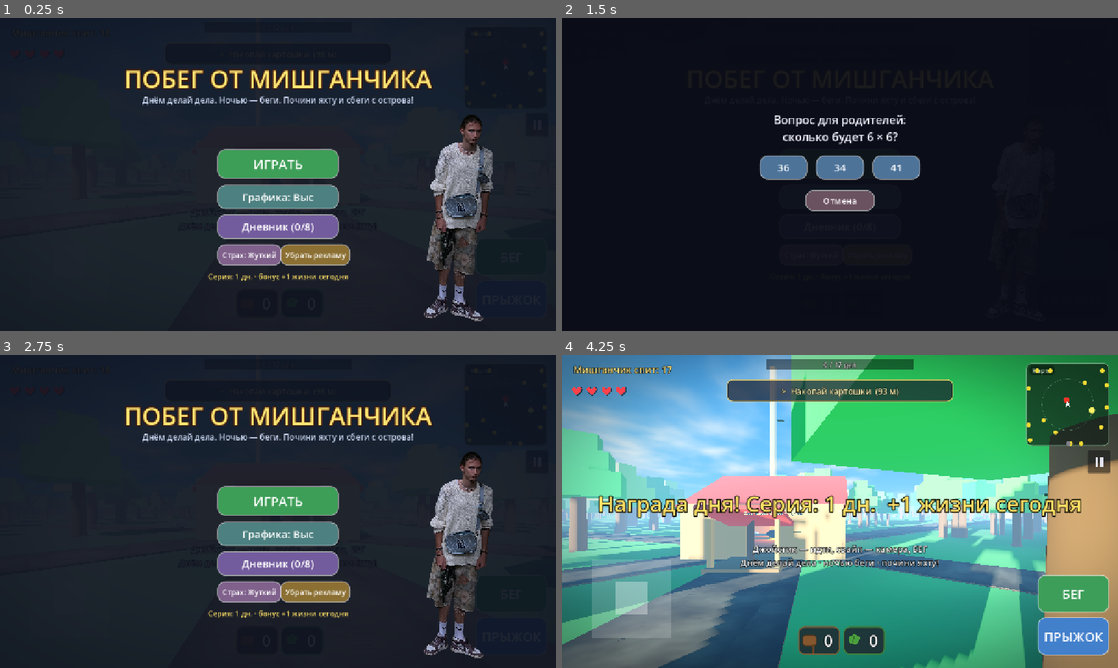
Above: before the commit, frames 1-4 (two rows, left to right).
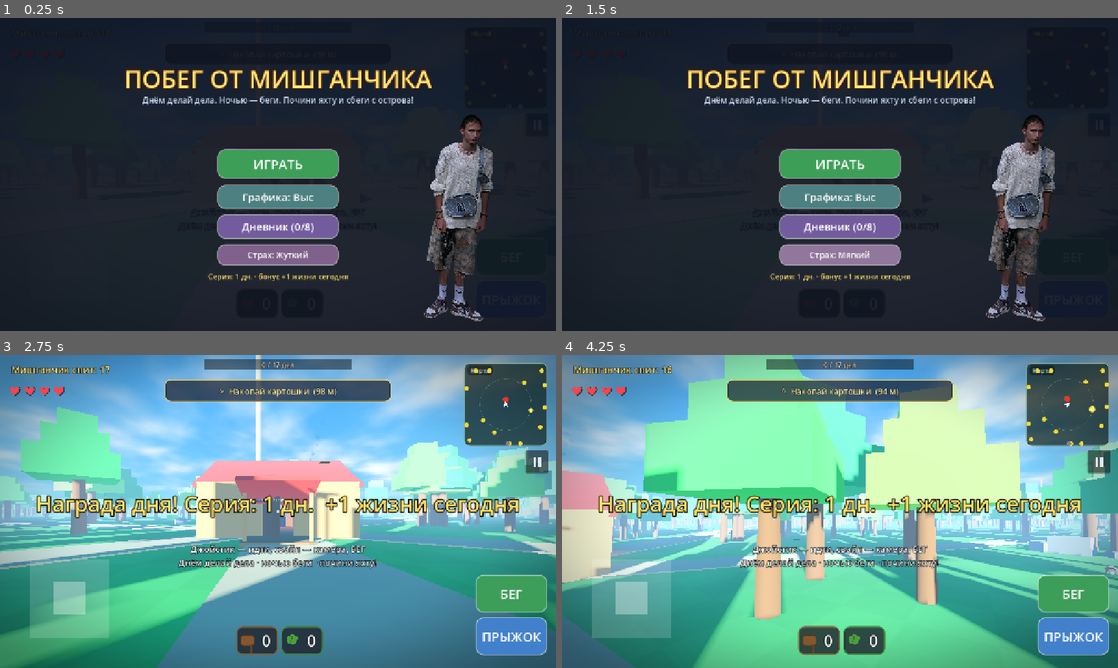
Above: after the commit, the same moments.

Repository: deripaskaD/mishGUNchik-escape
Game: Godot game, scene res://scenes/main3d.tscn
The game is run twice, just before and just after one commit, with the same random seed, the same clock (stepped at 60 frames per second) and the same inputs.
Inputs (mouse positions are in pixels of both pictures, inside the frame that each line leads up to):
- Up to frame 1 (0.25 s): no input
- Up to frame 2 (1.5 s): click (1101, 124) at 0.5 s; click (878, 255) at 1.25 s, where only the run before the commit has a clickable "Убрать рекламу"
- Up to frame 3 (2.75 s): click "ИГРАТЬ" at 2 s
- Up to frame 4 (4.25 s): click (840, 502) at 2.75 s, where only the run before the commit has a clickable "ИГРАТЬ"; tap Enter at 3.5 s; move the mouse to (962, 495) at 3.52 s; hold Right (ui_right) from 3.53 s (still down); tap R at 3.6 s; click (962, 495) at 3.67 s; tap Space at 3.77 s

The runs differ from the first frame. In frame 1, 1.0% of the frame differs, in the area x 40-63%, y 72-80%; in frame 2, 16%; in frame 3, 99%, in the area x 0-100%, y 0-100%; in frame 4, 79%.

Commit message:
fix: 5 пунктов фидбэка — тайтл выровнен, рекламный UI скрыт (ADS_UI=false, черновик), камера без зажатия (ложный тачскрин), земля мягче+клетка, песочные тропинки, тени стабилизированы (ORTHOGONAL+шаг солнца 0.25с)

Diff:
--- a/scripts/proto3d/chaser_config.gd
+++ b/scripts/proto3d/chaser_config.gd
@@ -10,6 +10,11 @@
 # кросс-промо серии: ссылка на страницу паблишера/другие игры. ПУСТО = кнопка «Ещё игры» скрыта.
 # Когда появится вторая игра серии — вписать сюда URL (стор-страница паблишера или лендинг).
 const MORE_GAMES_URL := ""
+
+# ── МОНЕТИЗАЦИЯ (ЧЕРНОВИК) ──
+# false = весь рекламный UI скрыт (кнопки «(реклама)», «Убрать рекламу», оффер фонарика).
+# Код монетизации (ads.gd, гейт, хуки) сохранён — вернуть перед релизом = true.
+const ADS_UI := false
 
 # ── СТИЛЬ ИГРЫ ──
 const BLOCKY := true              # Roblox-стилистика: блочный яркий мир + блочный персонаж с фото-лицом
--- a/scripts/proto3d/game3d.gd
+++ b/scripts/proto3d/game3d.gd
@@ -251,6 +251,7 @@
 var m_floor: StandardMaterial3D
 var m_rock: StandardMaterial3D
 var m_roof: StandardMaterial3D
+var m_path_blocky: StandardMaterial3D
 
 var pitch := 0.0
 var stun := 0.0
@@ -521,8 +522,8 @@
 		# роблокс-земля: ярко-зелёная, мягкие пятна двух оттенков (без текстур — чистый flat-стиль)
 		var bgsh := Shader.new()
 		bgsh.code = """shader_type spatial;
-uniform vec3 g1 = vec3(0.33, 0.65, 0.28);
-uniform vec3 g2 = vec3(0.45, 0.79, 0.33);
+uniform vec3 g1 = vec3(0.36, 0.68, 0.31);
+uniform vec3 g2 = vec3(0.43, 0.76, 0.34);
 uniform float patch = 46.0;
 float hsh(vec2 p){ return fract(sin(dot(p, vec2(127.1, 311.7))) * 43758.5453); }
 float vns(vec2 p){
@@ -534,7 +535,10 @@
 }
 void fragment(){
 	float m = vns(UV * patch) * 0.62 + vns(UV * patch * 3.1 + vec2(11.0, 5.0)) * 0.38;
-	ALBEDO = mix(g1, g2, smoothstep(0.35, 0.75, m));
+	vec3 col = mix(g1, g2, smoothstep(0.30, 0.80, m));
+	float ck = mod(floor(UV.x * 330.0) + floor(UV.y * 330.0), 2.0);   // клетка 2×2 м, едва заметная (роблокс-газон)
+	col *= mix(0.985, 1.015, ck);
+	ALBEDO = col;
 	ROUGHNESS = 1.0;
 }
 """
@@ -736,10 +740,11 @@
 	sun.light_energy = 1.2
 	sun.light_color = Color(1.0, 0.94, 0.83)   # тёплый солнечный свет (не белый «прожектор»)
 	sun.shadow_enabled = not _mobile   # на телефоне тени выключены (тяжело)
-	sun.directional_shadow_mode = DirectionalLight3D.SHADOW_PARALLEL_2_SPLITS   # дешевле для большого леса
-	sun.directional_shadow_max_distance = 75.0   # тени только вблизи (туман скрывает дальние) → перф ок
-	sun.shadow_blur = 1.5                          # мягче края
-	sun.shadow_bias = 0.04
+	sun.directional_shadow_mode = DirectionalLight3D.SHADOW_ORTHOGONAL   # 1 сплит: нет мерцания на границах сплитов
+	sun.directional_shadow_max_distance = 70.0   # тени только вблизи (туман скрывает дальние) → перф ок
+	sun.shadow_blur = 2.2                          # мягче края (скрывает остаточный шиммер)
+	sun.shadow_bias = 0.06
+	sun.shadow_normal_bias = 3.0
 	add_child(sun)
 	# луна — второй directional light; ProceduralSkyMaterial рисует её диск в небе (не зависит от тумана)
 	moon = DirectionalLight3D.new()
@@ -1590,7 +1595,11 @@
 	seg.mesh = bm
 	var dtex: Variant = load("res://art/textures/dirt.png") if ResourceLoader.exists("res://art/textures/dirt.png") else null
 	if dtex != null:
-		if _path_shader == null:
+		if CC.BLOCKY:
+			if m_path_blocky == null:
+				m_path_blocky = _mat(Color(0.78, 0.68, 0.50))   # песочная дорожка (роблокс)
+			seg.material_override = m_path_blocky
+		elif _path_shader == null:
 			_path_shader = Shader.new()
 			_path_shader.code = """shader_type spatial;
 uniform sampler2D dirt : source_color, repeat_enable, filter_linear_mipmap;
@@ -1615,13 +1624,12 @@
 	ROUGHNESS = 1.0;
 }
 """
-		var psh := ShaderMaterial.new()
-		psh.shader = _path_shader
-		psh.set_shader_parameter("dirt", dtex)
-		psh.set_shader_parameter("len", length)
-		if CC.BLOCKY:
-			psh.set_shader_parameter("bright", 1.5)   # светлые роблокс-дорожки
-		seg.material_override = psh
+		if not CC.BLOCKY:
+			var psh := ShaderMaterial.new()
+			psh.shader = _path_shader
+			psh.set_shader_parameter("dirt", dtex)
+			psh.set_shader_parameter("len", length)
+			seg.material_override = psh
 	else:
 		var pmat := _mat(Color(0.30, 0.24, 0.16))
 		seg.material_override = pmat
@@ -2789,7 +2797,7 @@
 	restart_btn.pressed.connect(_restart_game)
 	layer.add_child(restart_btn)
 	revive_btn = Button.new()
-	revive_btn.text = "Воскреснуть (реклама)"
+	revive_btn.text = "Воскреснуть (реклама)" if CC.ADS_UI else "Воскреснуть"
 	revive_btn.size = Vector2(300, 60)
 	revive_btn.position = Vector2(vp.x * 0.5 - 150, vp.y - 230)
 	_style_button(revive_btn, Color(0.82, 0.6, 0.16))   # золотой — выделяется
@@ -3036,22 +3044,23 @@
 	title_root.add_child(bjournal)
 	var bgentle := Button.new()
 	bgentle.text = "Страх: Мягкий" if gentle else "Страх: Жуткий"
-	bgentle.size = Vector2(135, 50)
+	bgentle.size = Vector2(280, 50)
 	bgentle.position = Vector2(vp.x * 0.5 - 140, vp.y * 0.42 + 218)
-	_style_button(bgentle, Color(0.5, 0.38, 0.55), 17)
+	_style_button(bgentle, Color(0.5, 0.38, 0.55), 19)
 	bgentle.pressed.connect(func():
 		gentle = not gentle
 		_save_game()
 		bgentle.text = "Страх: Мягкий" if gentle else "Страх: Жуткий"
 	)
 	title_root.add_child(bgentle)
-	var bnoads := Button.new()
-	bnoads.text = "Без рекламы" if noads else "Убрать рекламу"
-	bnoads.size = Vector2(135, 50)
-	bnoads.position = Vector2(vp.x * 0.5 + 5, vp.y * 0.42 + 218)
-	_style_button(bnoads, Color(0.55, 0.44, 0.2), 17)
-	bnoads.pressed.connect(_noads_pressed.bind(bnoads))
-	title_root.add_child(bnoads)
+	if CC.ADS_UI:
+		var bnoads := Button.new()
+		bnoads.text = "Без рекламы" if noads else "Убрать рекламу"
+		bnoads.size = Vector2(280, 50)
+		bnoads.position = Vector2(vp.x * 0.5 - 140, vp.y * 0.42 + 280)
+		_style_button(bnoads, Color(0.55, 0.44, 0.2), 17)
+		bnoads.pressed.connect(_noads_pressed.bind(bnoads))
+		title_root.add_child(bnoads)
 	if streak > 0:
 		var st := Label.new()
 		st.set_anchors_preset(Control.PRESET_TOP_WIDE)
@@ -3098,8 +3107,8 @@
 	if tutorial_label != null:
 		tutorial_label.visible = true
 		tutorial_label.modulate.a = 1.0
-	if not show_touch:
-		Input.mouse_mode = Input.MOUSE_MODE_CAPTURED
+	if not _device_mobile:
+		Input.mouse_mode = Input.MOUSE_MODE_CAPTURED   # десктоп: свободный взгляд мышью/тачпадом (без зажатия)
 	if _new_daily and done_label != null:
 		done_label.add_theme_color_override("font_color", Color(1.0, 0.88, 0.4))
 		done_label.text = "Награда дня! Серия: %d дн.  +%d жизни сегодня" % [streak, daily_bonus]
@@ -3180,7 +3189,7 @@
 		journal_panel.visible = false   # иначе дневник залипал на экране при захваченной мыши
 	if paused:
 		Input.mouse_mode = Input.MOUSE_MODE_VISIBLE
-	elif not show_touch:
+	elif not _device_mobile:
 		Input.mouse_mode = Input.MOUSE_MODE_CAPTURED
 
 func _resume_game() -> void:
@@ -3491,7 +3500,7 @@
 			get_tree().quit()
 		else:
 			_toggle_pause()
-	elif event is InputEventMouseButton and event.pressed and Input.mouse_mode == Input.MOUSE_MODE_VISIBLE and not show_touch and not paused:
+	elif event is InputEventMouseButton and event.pressed and Input.mouse_mode == Input.MOUSE_MODE_VISIBLE and not _device_mobile and not paused:
 		Input.mouse_mode = Input.MOUSE_MODE_CAPTURED
 	elif show_touch and event is InputEventScreenTouch:
 		var vp := get_viewport().get_visible_rect().size
@@ -3645,8 +3654,8 @@
 		_cd = 2.5
 		last_seen = player.global_position
 		_play(snd_stinger)
-		if flash_btn != null and not _autoplay and not flashlight_on:
-			flash_btn.visible = true      # предложить фонарик на эту ночь
+		if flash_btn != null and not _autoplay and not flashlight_on and CC.ADS_UI:
+			flash_btn.visible = true      # предложить фонарик на эту ночь (черновик монетизации)
 			flash_btn_t = 12.0
 		if analytics != null and not _autoplay:
 			analytics.log_event("night_reached", {"night": nights})
@@ -3691,7 +3700,8 @@
 
 func _day_night() -> void:
 	var t := fmod(clock, DAY_LEN) / DAY_LEN
-	sun.rotation_degrees = Vector3(lerpf(-8.0, -172.0, t), -40, 0)
+	var tq := floorf(fmod(clock, DAY_LEN) / 0.25) * 0.25 / DAY_LEN   # шаг 0.25с: стабильная карта теней (без пер-кадрового дрожания)
+	sun.rotation_degrees = Vector3(lerpf(-8.0, -172.0, tq), -40, 0)
 	# плавный коэффициент ночи (0 днём → 1 в глубокой ночи)
 	var nf := clampf(smoothstep(0.48, 0.58, t) - smoothstep(0.92, 1.0, t), 0.0, 1.0)
 	if sky_mat != null:
@@ -4131,9 +4141,8 @@
 	wake = 3.5            # передышка: охота не ловит, пока отрываешься (сердечки обновятся в _refresh_hud)
 
 func _revive_via_ad() -> void:
-	# «Воскреснуть (реклама)»: rewarded-ролик → награда в _on_rewarded.
-	# С заглушкой награда мгновенная (как раньше); с реальным SDK — после досмотра ролика.
-	if ads != null:
+	# «Воскреснуть»: при скрытом рекламном UI — напрямую; при ADS_UI — через rewarded-ролик.
+	if ads != null and CC.ADS_UI:
 		ads.show_rewarded("revive")
 	else:
 		_revive()
Not shown, changed: docs/index.html
Not shown, changed: docs/index.pck
